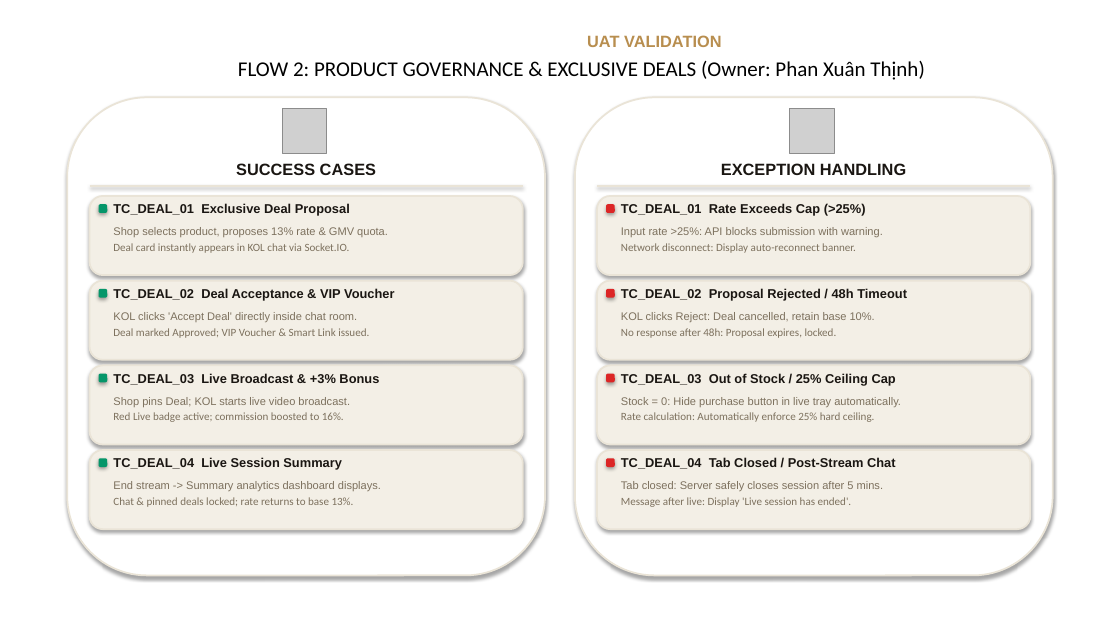
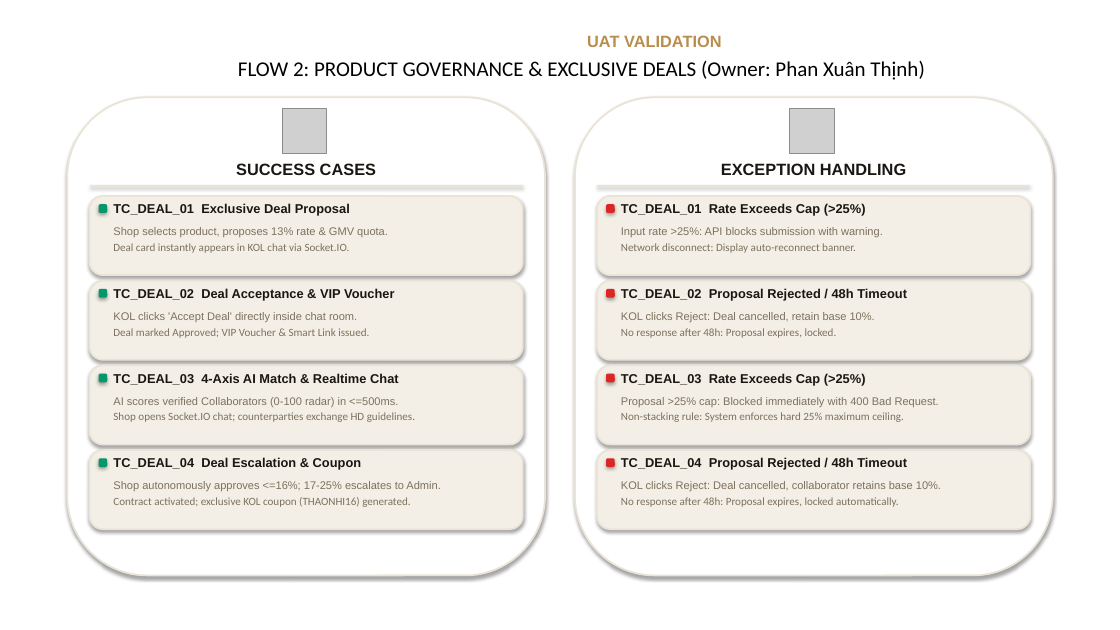
Before and after one commit to thang-nt25/SCANMS-project-capstone-fall26, a slide deck: slide 9 of docs/review 2/FA26SE032_R2_Slide.pptx. Drawn at 1120x630 pixels with LibreOffice and Linux fonts; fonts in the diff are those of the drawing; grey boxes stand for pictures; background and template pictures are left out. Boxes give left, top, right and bottom in pixels: in the first picture for what was removed or moved away, otherwise in the second. Text is boxed around its words. In the diff, an @@ line names an element or a change of style, - is before the commit and + after.

```diff
--- a/docs/review 2/FA26SE032_R2_Slide.pptx
+++ b/docs/review 2/FA26SE032_R2_Slide.pptx
@@ text at <box>113,373,399,385</box>: text changed @@
-TC_DEAL_03 Live Broadcast & +3% Bonus
+TC_DEAL_03 4-Axis AI Match & Realtime Chat
@@ text at <box>621,373,866,385</box>: text changed @@
-TC_DEAL_03 Out of Stock / 25% Ceiling Cap
+TC_DEAL_03 Rate Exceeds Cap (>25%)
@@ text at <box>113,397,415,422</box>: text changed @@
-Shop pins Deal; KOL starts live video broadcast.
-Red Live badge active; commission boosted to 16%.
+AI scores verified Collaborators (0-100 radar) in <=500ms.
+Shop opens Socket.IO chat; counterparties exchange HD guidelines.
@@ text at <box>621,397,939,422</box>: text changed @@
-Stock = 0: Hide purchase button in live tray automatically.
-Rate calculation: Automatically enforce 25% hard ceiling.
+Proposal >25% cap: Blocked immediately with 400 Bad Request.
+Non-stacking rule: System enforces hard 25% maximum ceiling.
@@ text at <box>113,457,362,470</box>: text changed @@
-TC_DEAL_04 Live Session Summary
+TC_DEAL_04 Deal Escalation & Coupon
@@ text at <box>621,457,907,470</box>: text changed @@
-TC_DEAL_04 Tab Closed / Post-Stream Chat
+TC_DEAL_04 Proposal Rejected / 48h Timeout
@@ text at <box>113,481,440,507</box>: text changed; font Arial to Calibri @@
-End stream -> Summary analytics dashboard displays.
-Chat & pinned deals locked; rate returns to base 13%.
+Shop autonomously approves <=16%; 17-25% escalates to Admin.
+Contract activated; exclusive KOL coupon (THAONHI16) generated.
@@ text at <box>621,481,941,507</box>: text changed @@
-Tab closed: Server safely closes session after 5 mins.
-Message after live: Display 'Live session has ended'.
+KOL clicks Reject: Deal cancelled, collaborator retains base 10%.
+No response after 48h: Proposal expires, locked automatically.
```
Also in this commit, not shown: 7 other slides changed, 2 slides added, 2 slides removed, 13 other files.
